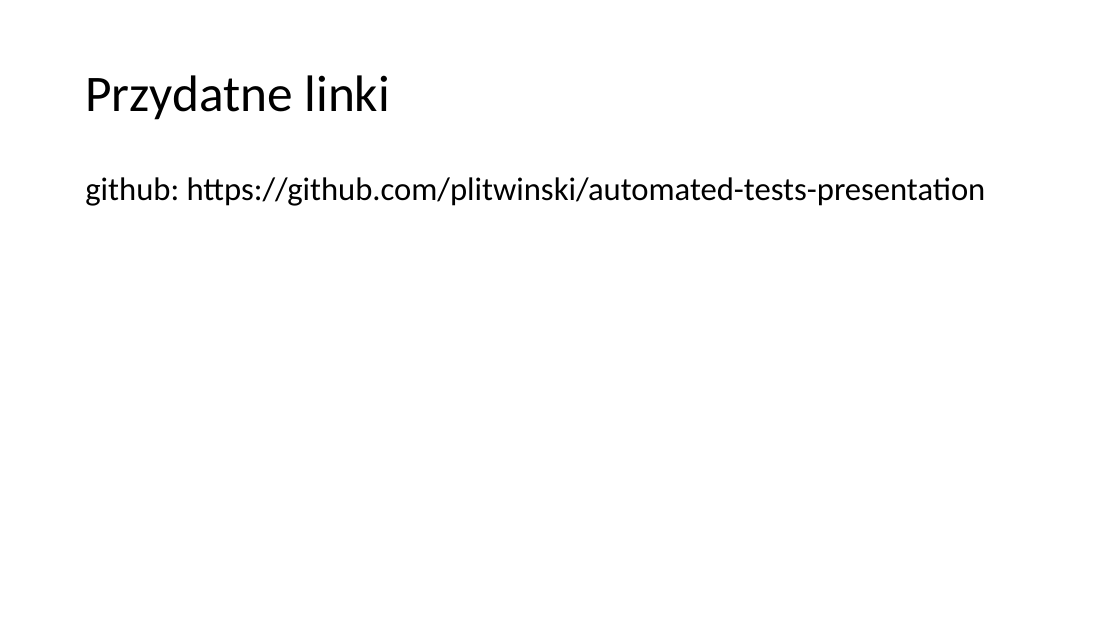
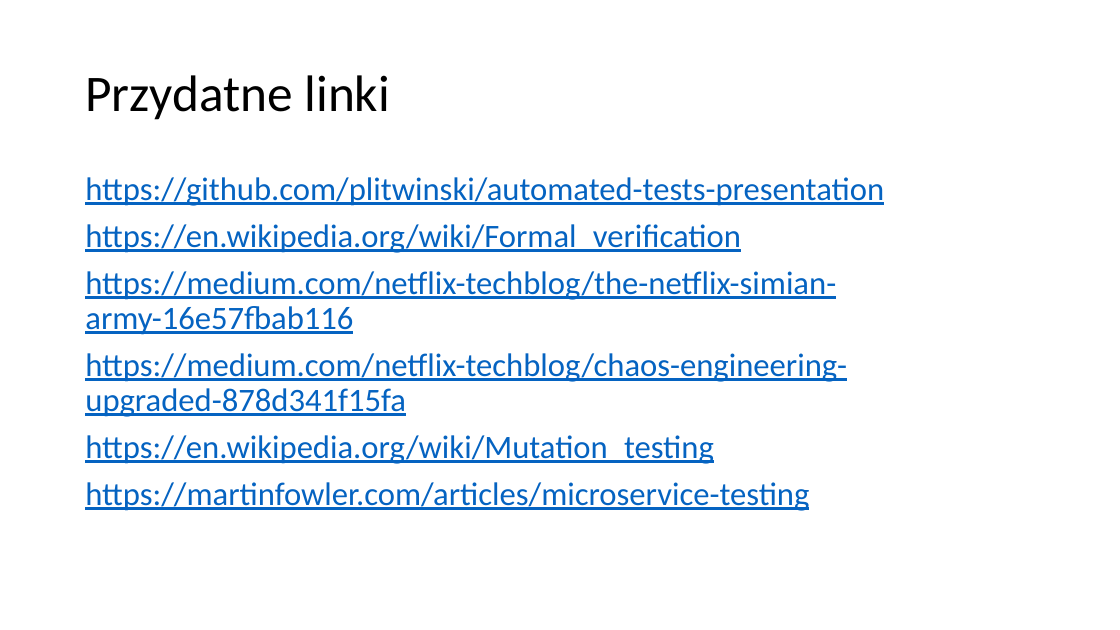
Before and after one commit to plitwinski/automated-tests-presentation, a slide deck: slide 23 of presentation/polish/Automatycznie testowalne aplikacje w srodowisku rozproszonym.pptx (slide 22 before the commit). Drawn at 1120x630 pixels with LibreOffice and Linux fonts; fonts in the diff are those of the drawing. Boxes give left, top, right and bottom in pixels: in the first picture for what was removed or moved away, otherwise in the second. Text is boxed around its words. In the diff, an @@ line names an element or a change of style, - is before the commit and + after.

Commit message:
Fix typos

```diff
--- a/presentation/polish/Automatycznie testowalne aplikacje w srodowisku rozproszonym.pptx
+++ b/presentation/polish/Automatycznie testowalne aplikacje w srodowisku rozproszonym.pptx
@@ text at (85,177,884,511): text changed; text colour #000000 to #0563C1 @@
-github: https://github.com/plitwinski/automated-tests-presentation
+https://github.com/plitwinski/automated-tests-presentation
+https://en.wikipedia.org/wiki/Formal_verification
+https://medium.com/netflix-techblog/the-netflix-simian-army-16e57fbab116
+https://medium.com/netflix-techblog/chaos-engineering-upgraded-878d341f15fa
+https://en.wikipedia.org/wiki/Mutation_testing
+https://martinfowler.com/articles/microservice-testing
```
Also in this commit, not shown: 11 other slides changed, 1 slide added.
